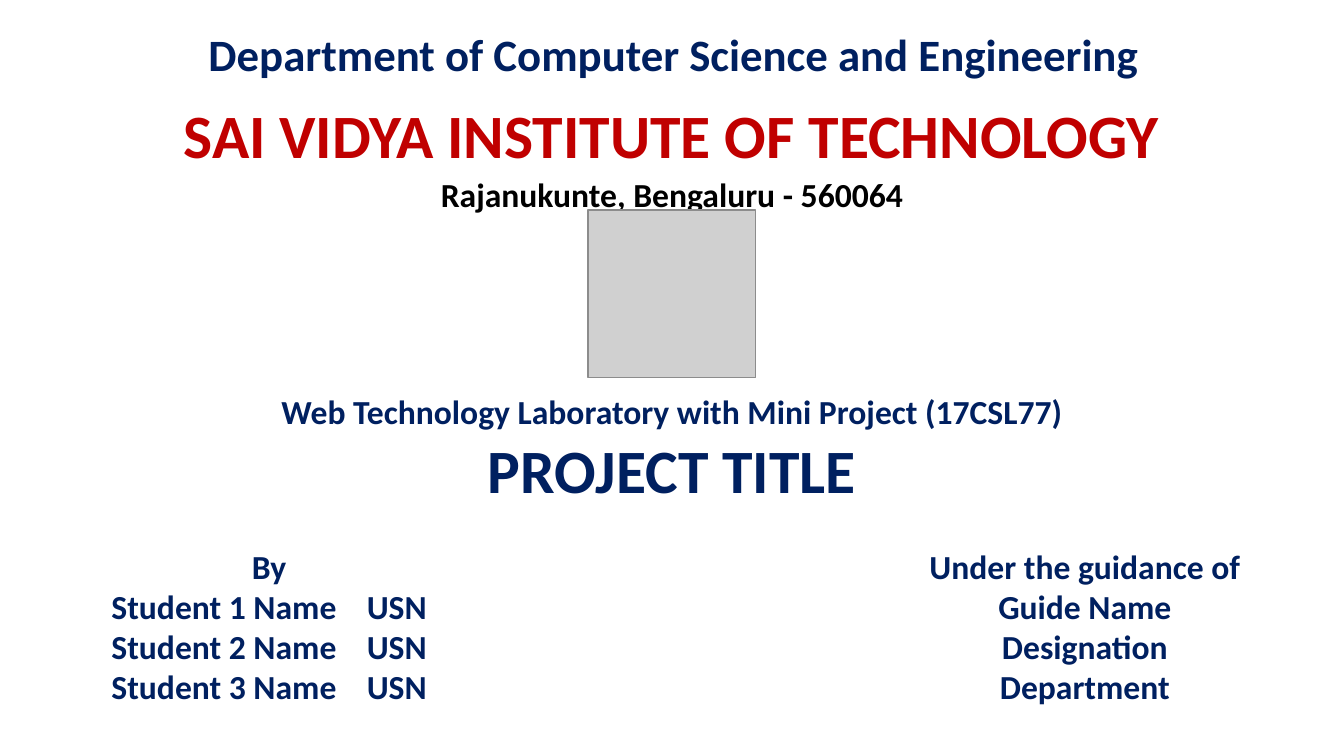
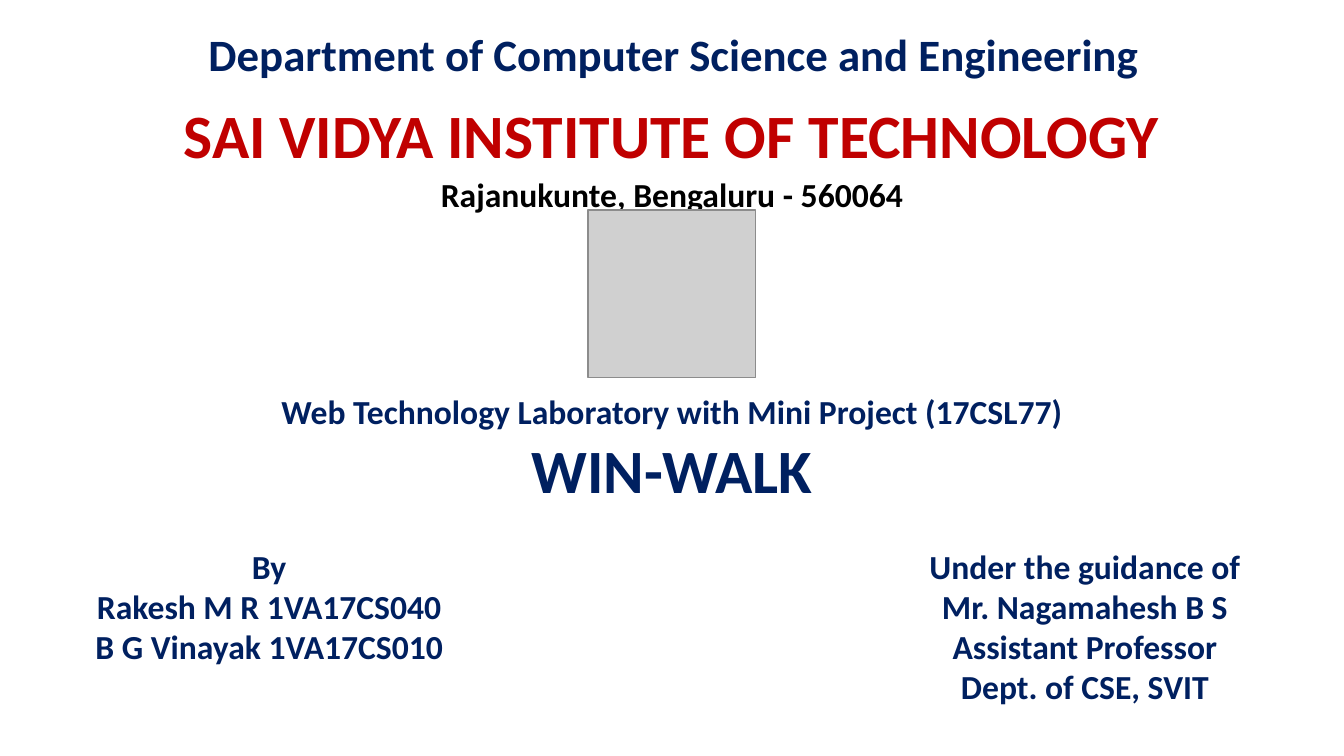
Before and after one commit to bhatvinayak/Win-Walk, a slide deck: slide 1 of Report/Web Lab mini project PPT format.pptx. Drawn at 1344x756 pixels with LibreOffice and Linux fonts; fonts in the diff are those of the drawing; grey boxes stand for pictures. Boxes give left, top, right and bottom in pixels: in the first picture for what was removed or moved away, otherwise in the second. Text is boxed around its words. In the diff, an @@ line names an element or a change of style, - is before the commit and + after.

```diff
--- a/Report/Web Lab mini project PPT format.pptx
+++ b/Report/Web Lab mini project PPT format.pptx
@@ text at [531,453,812,493]: text changed @@
-PROJECT TITLE
+WIN-WALK
@@ text at [95,595,443,665]: text changed @@
-Student 1 Name USN
-Student 2 Name USN
-Student 3 Name USN
+Rakesh M R 1VA17CS040
+B G Vinayak 1VA17CS010
@@ text at [942,595,1228,705]: text changed @@
-Guide Name
-Designation
-Department
+Mr. Nagamahesh B S
+Assistant Professor
+Dept. of CSE, SVIT
```
Also in this commit, not shown: 6 slides added, 4 other files.
